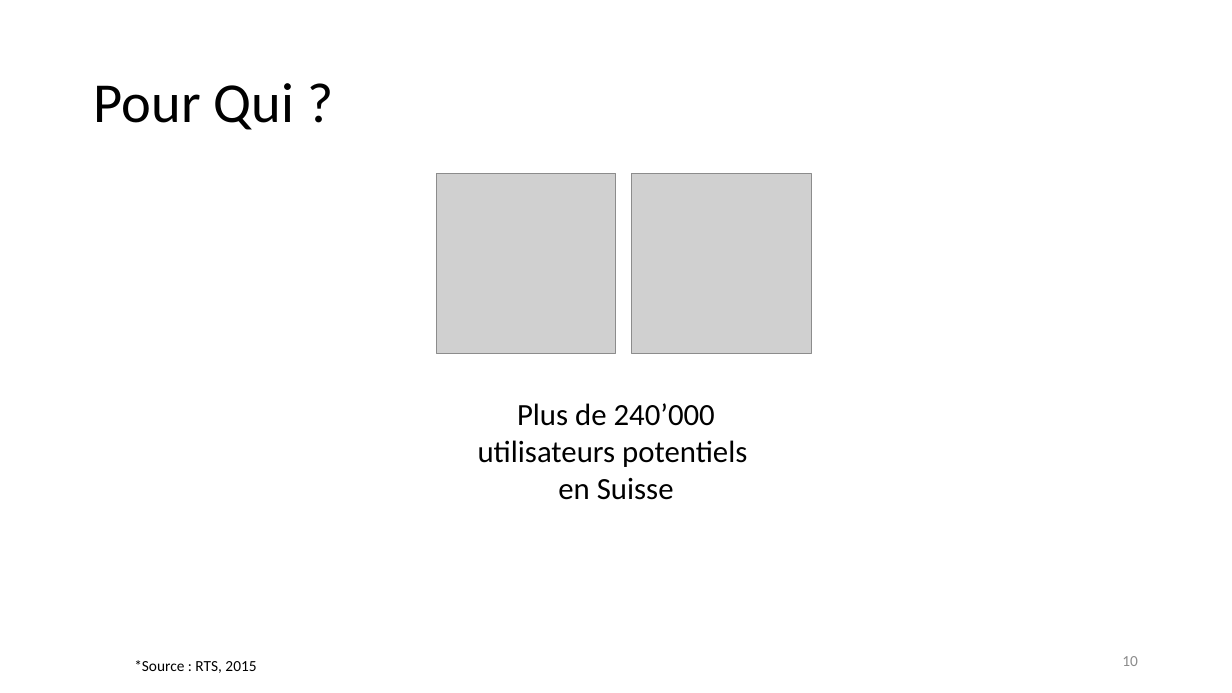
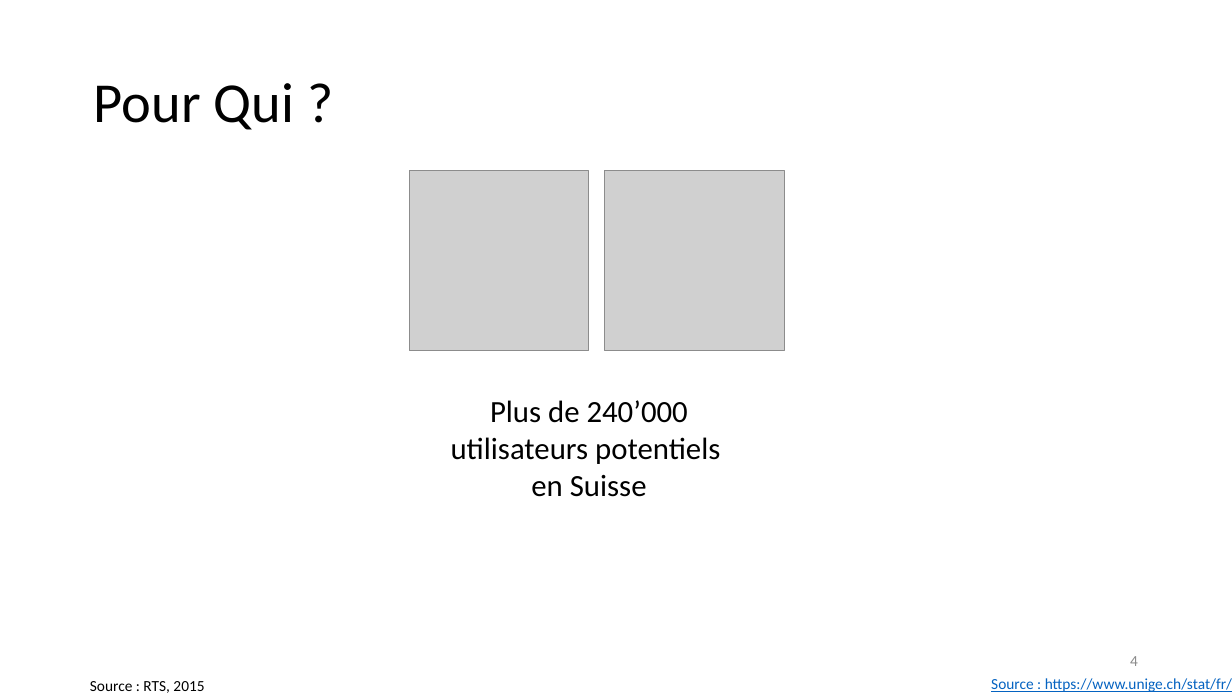
Before and after one commit to unige-pinfo-2019/PInfo1, a slide deck: slide 4 of Docs/UNIbay_DeskPitchFinal.pptx (slide 10 before the commit). Drawn at 1232x693 pixels with LibreOffice and Linux fonts; fonts in the diff are those of the drawing; grey boxes stand for pictures. Boxes give left, top, right and bottom in pixels: in the first picture for what was removed or moved away, otherwise in the second. Text is boxed around its words. In the diff, an @@ line names an element or a change of style, - is before the commit and + after.

```diff
--- a/Docs/UNIbay_DeskPitchFinal.pptx
+++ b/Docs/UNIbay_DeskPitchFinal.pptx
@@ 2 pictures, 1 text: place and size @@
-2 pictures, 1 text at (436,174,811,500)
+2 pictures, 1 text at (409,171,785,497)
@@ page number at (1130,656,1138,666): text changed @@
-10
+4
@@ text at (90,681,204,693): text changed @@
-*Source : RTS, 2015
+Source : RTS, 2015
@@ text added at (991,678,1232,692), 12 pt, text #0563C1, underline @@
+Source : https://www.unige.ch/stat/fr/
```
Also in this commit, not shown: 5 other slides changed, 2 slides added, 2 slides removed, 1 other file.
